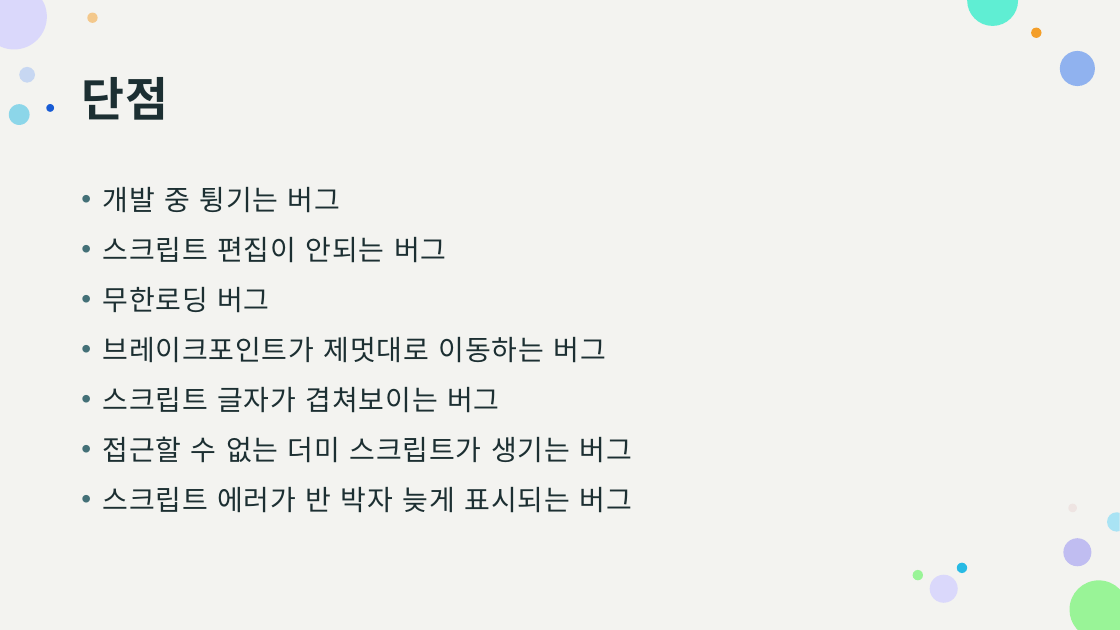
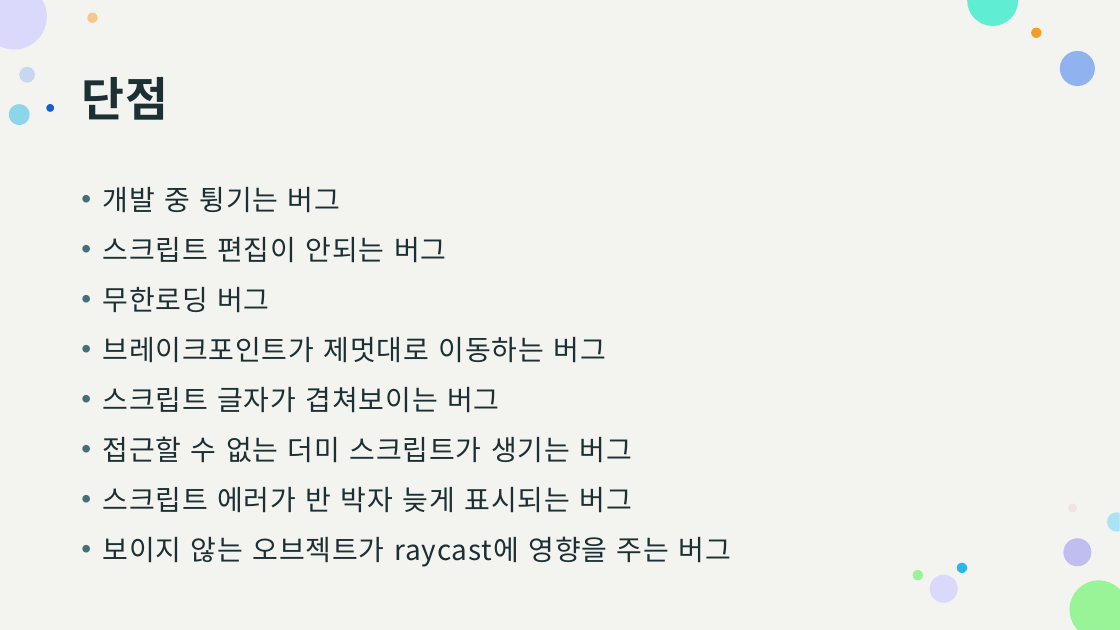
Before and after one commit to pknu-wap/Maple-Survival, a slide deck: slide 7 of 발표자료/최종발표.pptx. Drawn at 1120x630 pixels with LibreOffice and Linux fonts; fonts in the diff are those of the drawing. Boxes give left, top, right and bottom in pixels: in the first picture for what was removed or moved away, otherwise in the second. Text is boxed around its words. In the diff, an @@ line names an element or a change of style, - is before the commit and + after.

```diff
--- a/발표자료/최종발표.pptx
+++ b/발표자료/최종발표.pptx
@@ text at bbox=[102, 536, 731, 567]: paragraph added @@
+• 보이지 않는 오브젝트가 raycast에 영향을 주는 버그
```
Also in this commit, not shown: 1 other slide changed.
